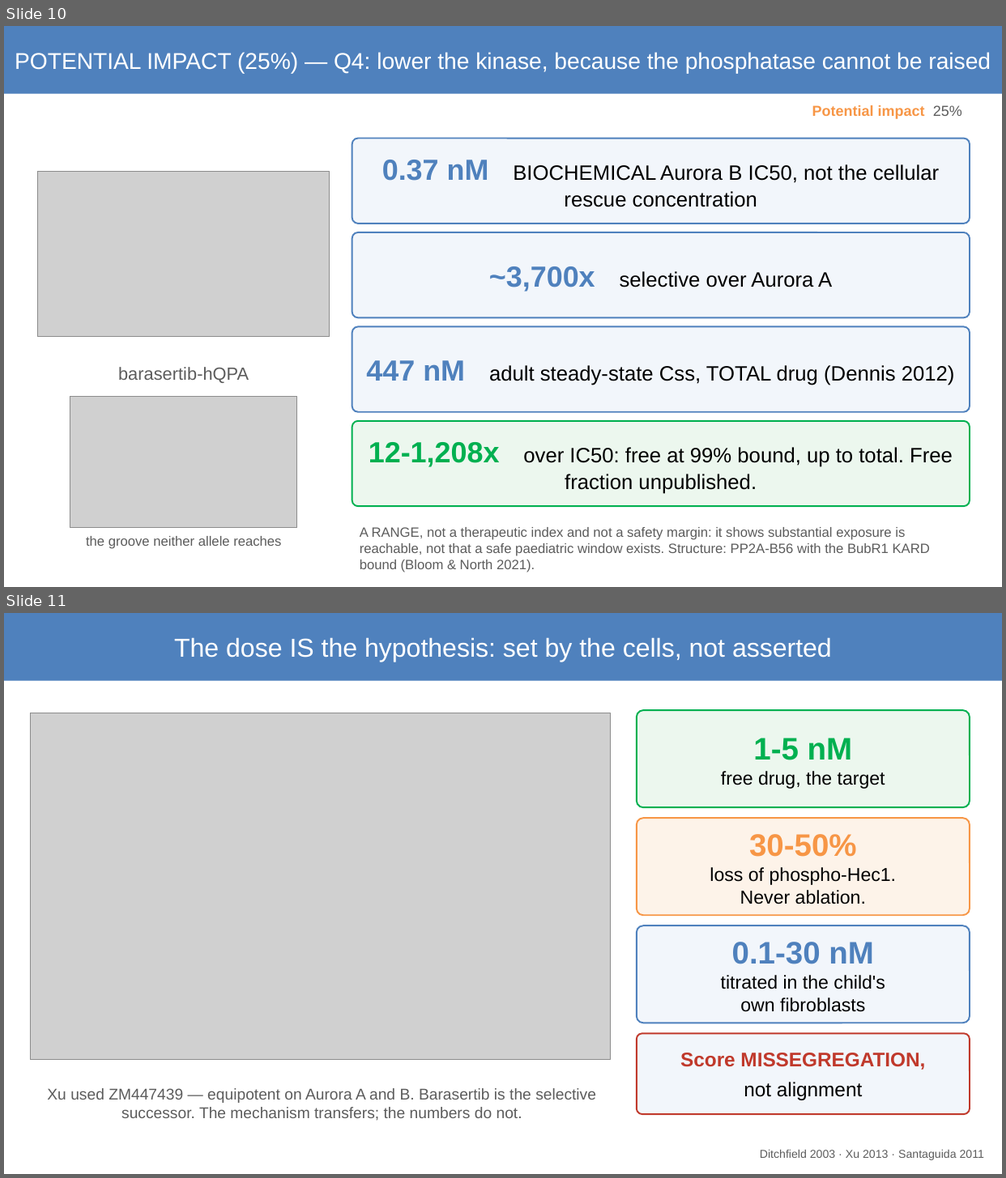
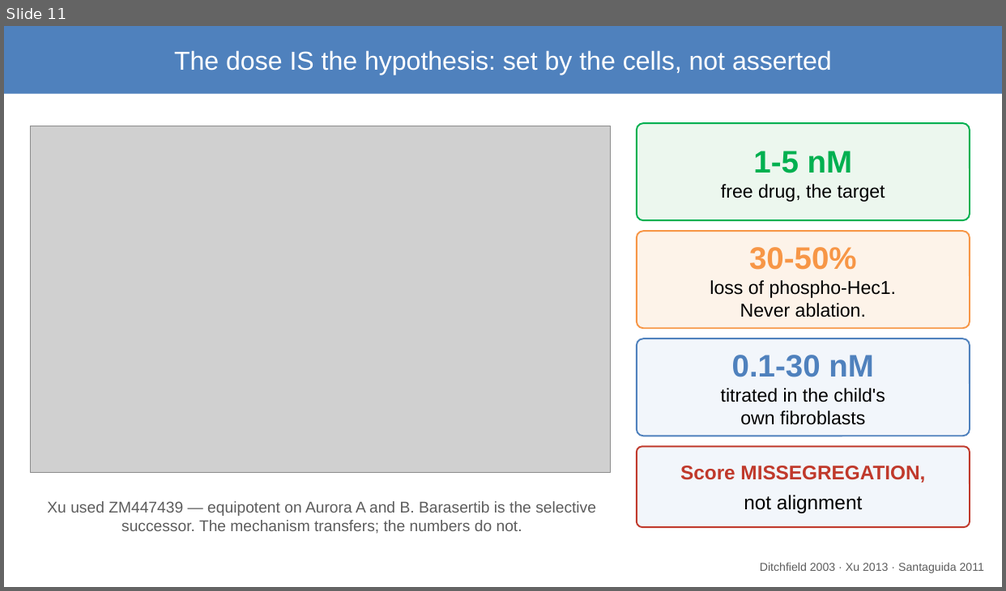
Before and after one commit to asheus/mva-track2-2026, a slide deck: docs/mva/MVA-Track2.pptx. Shown one above the other, each under a label of ours: slides 10 and 11 before the commit, slide 11 after it. The pictures are 1006x1178 and 1006x591 pixels, drawn with LibreOffice and Linux fonts; fonts in the diff are those of the drawing; grey boxes stand for pictures. Boxes give left, top, right and bottom in pixels: in the first picture for what was removed or moved away, otherwise in the second. Text is boxed around its words. In the diff, an @@ line names an element or a change of style, - is before the commit and + after.

```diff
--- a/docs/mva/MVA-Track2.pptx
+++ b/docs/mva/MVA-Track2.pptx
@@ slide 10 removed at bbox=[4, 26, 1002, 587], background #FFFFFF @@
@@ rectangle removed at bbox=[4, 26, 1002, 94] @@
-POTENTIAL IMPACT (25%) — Q4: lower the kinase, because the phosphatase cannot be raised
@@ text removed at bbox=[812, 105, 962, 119] @@
-Potential impact 25%
@@ rounded rectangle removed at bbox=[352, 139, 970, 224] @@
-0.37 nM BIOCHEMICAL Aurora B IC50, not the cellular rescue concentration
@@ picture removed at bbox=[38, 172, 330, 337] @@
@@ rounded rectangle removed at bbox=[352, 233, 970, 318] @@
-~3,700x selective over Aurora A
@@ rounded rectangle removed at bbox=[352, 327, 970, 412] @@
-447 nM adult steady-state Css, TOTAL drug (Dennis 2012)
@@ text removed at bbox=[118, 367, 249, 383] @@
-barasertib-hQPA
@@ picture removed at bbox=[70, 396, 296, 527] @@
@@ rounded rectangle removed at bbox=[352, 421, 970, 506] @@
-12-1,208x over IC50: free at 99% bound, up to total. Free fraction unpublished.
@@ text removed at bbox=[360, 527, 930, 573] @@
-A RANGE, not a therapeutic index and not a safety margin: it shows substantial exposure is reachable, not that a safe paediatric window exists. Structure: PP2A-B56 with the BubR1 KARD bound (Bloom & North 2021).
@@ text removed at bbox=[86, 536, 281, 549] @@
-the groove neither allele reaches
```
Also in this commit, not shown: 1 slide added, 1 other file.
